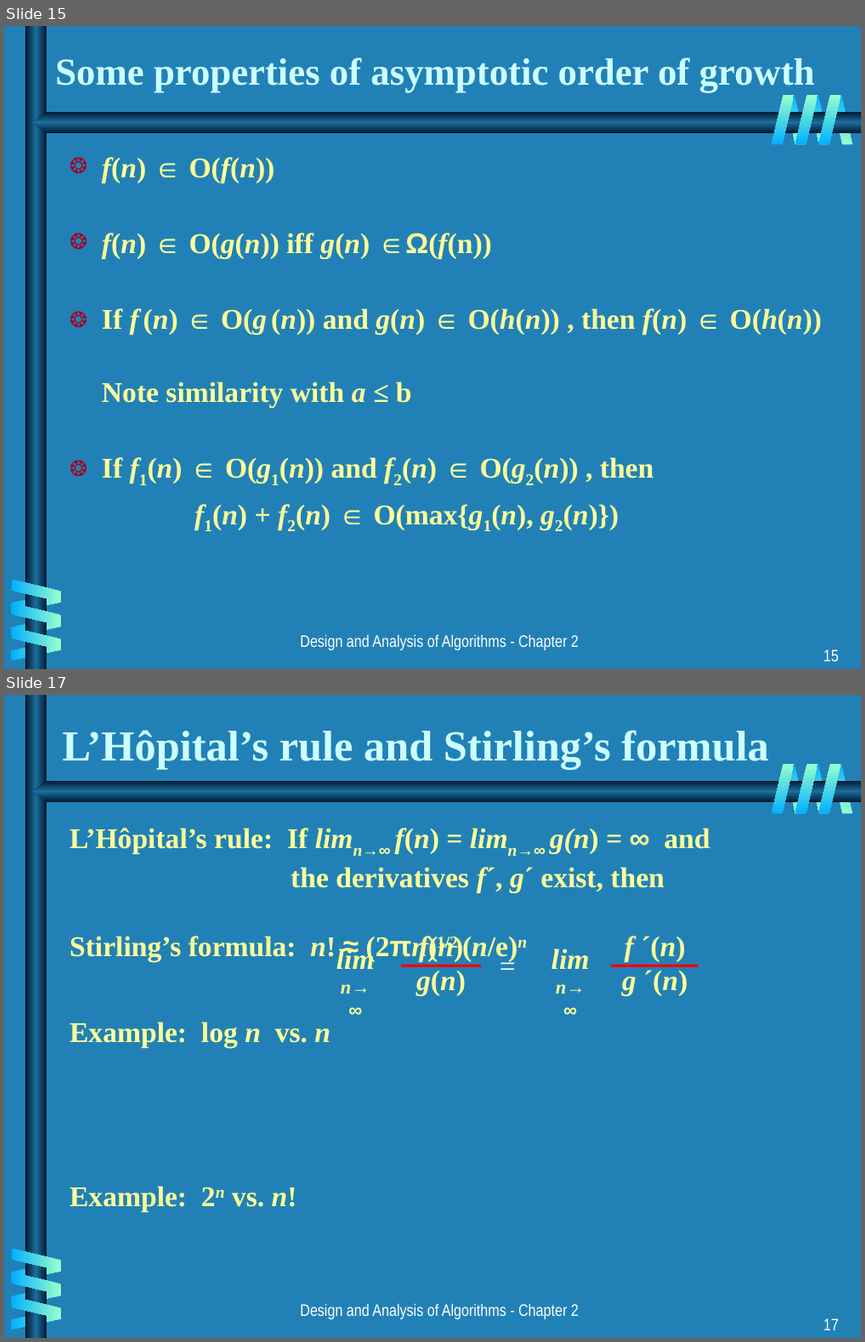
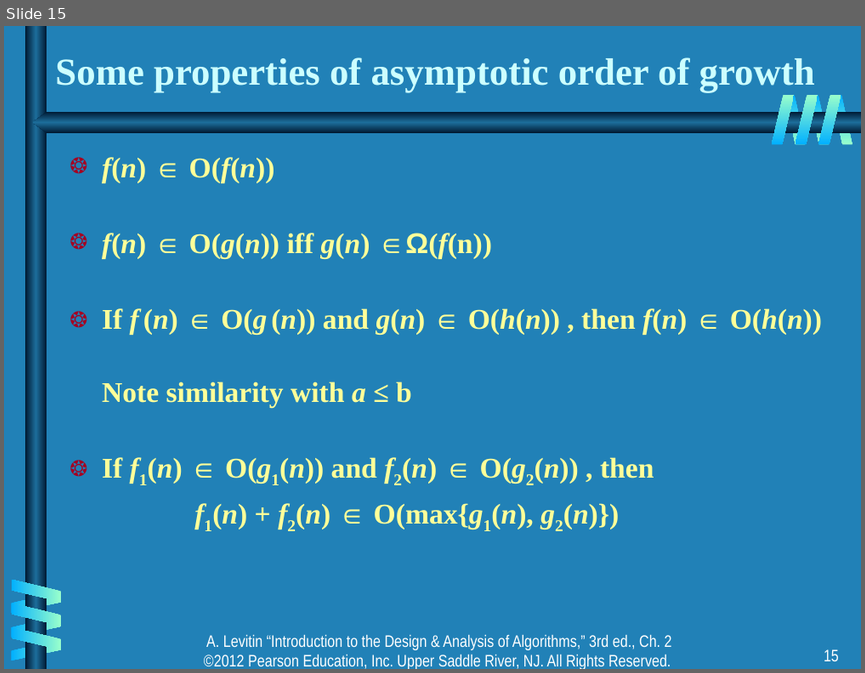
Before and after one commit to CMPT306/CMPT306.github.io, a slide deck: handouts/algorithms/ch02.ppt. Shown one above the other, each under a label of ours: slides 15 and 17 before the commit, slide 15 after it; the slides between them are not shown. The pictures are 865x1342 and 865x673 pixels, drawn with LibreOffice and Linux fonts; fonts in the diff are those of the drawing. Boxes give left, top, right and bottom in pixels: in the first picture for what was removed or moved away, otherwise in the second. Text is boxed around its words. In the diff, an @@ line names an element or a change of style, - is before the commit and + after.

Commit message:
algorithm analysis

```diff
--- a/handouts/algorithms/ch02.ppt
+++ b/handouts/algorithms/ch02.ppt
@@ slide 17 removed at [4, 695, 861, 1338], background #2181B7; not listed: 14 template elements that a slide beside it also shows @@
@@ title removed at [63, 730, 768, 769] @@
-L’Hôpital’s rule and Stirling’s formula
@@ text removed at [69, 828, 710, 962] @@
-L’Hôpital’s rule: If limn→∞ f(n) = limn→∞ g(n) = ∞ and
-the derivatives f´, g´ exist, then
-Stirling’s formula: n! ≈ (2πn)1/2 (n/e)n
@@ group removed at [336, 936, 698, 996]: 5 texts, 2 lines @@
-f(n)
-g(n)
-lim
-n→∞
-=
-f ´(n)
-g ´(n)
-lim
-n→∞
@@ text removed at [69, 1021, 330, 1047] @@
-Example: log n vs. n
@@ text removed at [69, 1185, 297, 1212] @@
-Example: 2n vs. n!
@@ text removed at [300, 1303, 579, 1319] @@
-Design and Analysis of Algorithms - Chapter 2
@@ page number removed at [823, 1318, 839, 1330] @@
-17
@@ slide 15 changed as well @@
@@ text at [204, 634, 672, 669]: text changed @@
-Design and Analysis of Algorithms - Chapter 2
+A. Levitin “Introduction to the Design & Analysis of Algorithms,” 3rd ed., Ch. 2 ©2012 Pearson Education, Inc. Upper Saddle River, NJ. All Rights Reserved.
```
Also in this commit, not shown: 33 other slides changed, 1 slide added, 2 other slides removed, 1 other file.
